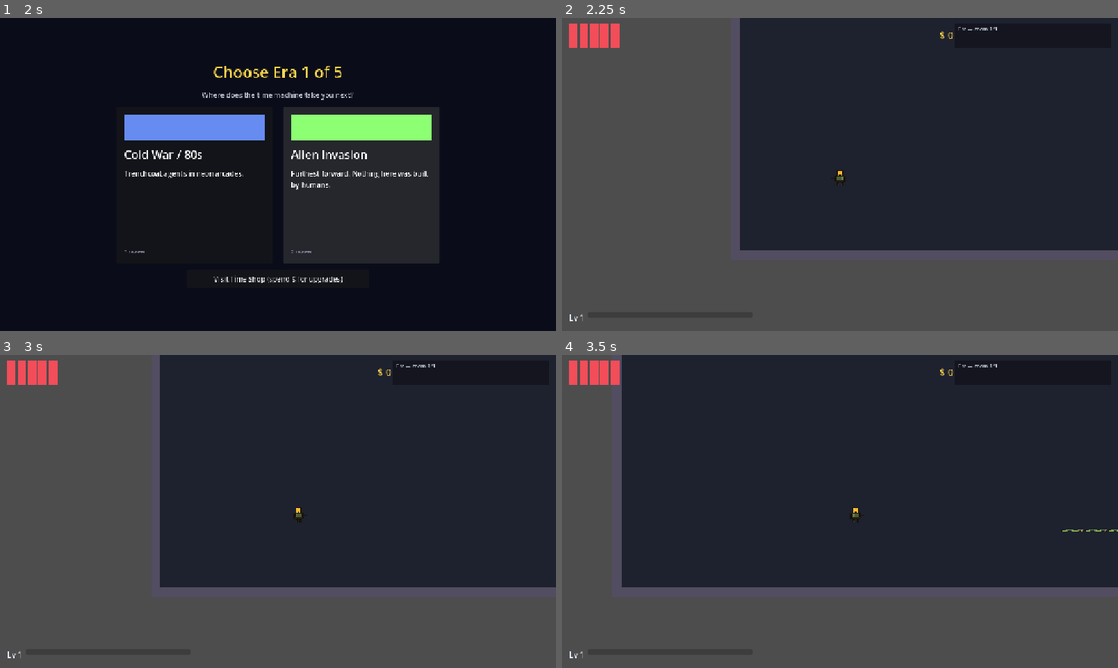
Above: before the commit, frames 1-4 (two rows, left to right).
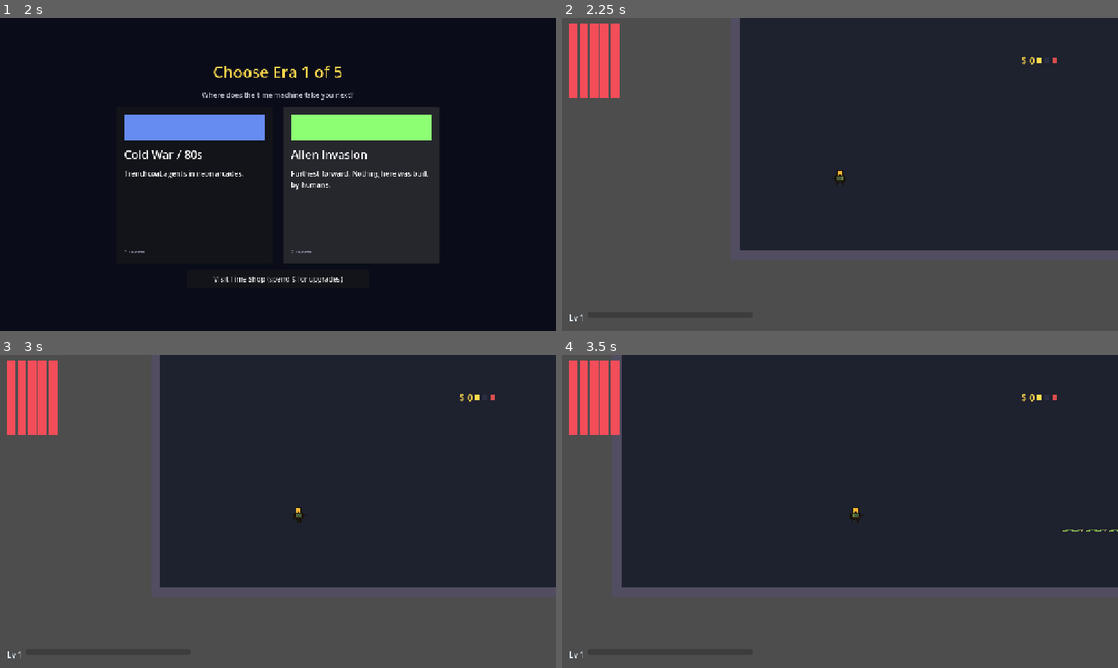
Above: after the commit, the same moments.

Repository: Creatition/high-voltage
Game: Godot game, scene res://scenes/ui/main_menu.tscn
The game is run twice, just before and just after one commit, with the same random seed, the same clock (stepped at 60 frames per second) and the same inputs.
Inputs (mouse positions are in pixels of both pictures, inside the frame that each line leads up to):
- Up to frame 1 (2 s): click "New Run" at 0.5 s; click (144, 183) at 1.25 s
- Up to frame 2 (2.25 s): click (756, 183) at 2.02 s
- Up to frame 3 (3 s): tap Enter at 2.75 s; move the mouse to (400, 495) at 2.77 s; hold D (move_right) from 2.78 s (still down); tap Space (dodge) at 2.85 s; click (400, 495) at 2.92 s
- Up to frame 4 (3.5 s): keep holding D (move_right)

Frame 1 is identical in both runs. In frame 2, 1.4% of the frame differs, in the area x 1-89%, y 2-26%; in frame 3, 1.4%; in frame 4, 1.4%.

Commit message:
Wire GungeonMinimap into hud.tscn (replace legacy minimap instance) + dot-strip fallback for non-procgen eras

Diff:
--- a/timeshot/scenes/ui/gungeon_minimap.gd
+++ b/timeshot/scenes/ui/gungeon_minimap.gd
@@ -192,9 +192,33 @@
 
 
 func _draw_legacy_placeholder() -> void:
-	## Nothing to draw — the old GraphMinimap handles that case. Leaving this
-	## blank keeps the widget invisible when stacked behind the legacy minimap.
-	pass
+	## Draws the linear "dungeon strip" used by eras that still feed the player
+	## through GameState.dungeon_queue (i.e. anything not migrated to procgen).
+	## Mirrors the dot-row look of the old minimap.tscn so swapping this widget
+	## into hud.tscn doesn't leave legacy eras with a blank minimap.
+	var gs := get_node_or_null("/root/GameState")
+	if gs == null:
+		return
+	var queue: Array = gs.dungeon_queue if "dungeon_queue" in gs else []
+	if queue.is_empty():
+		return
+	var idx: int = int(gs.dungeon_index) if "dungeon_index" in gs else 0
+	var dot: Vector2 = Vector2(maxf(8.0, cell_size.x * 0.75), maxf(8.0, cell_size.y * 0.75))
+	var gap: float = cell_gap.x + 4.0
+	for i in queue.size():
+		var pos: Vector2 = Vector2(i * (dot.x + gap), size.y * 0.5 - dot.y * 0.5)
+		var path_str: String = String(queue[i])
+		var is_boss: bool = path_str.find("boss") != -1
+		var col: Color
+		if i < idx:
+			col = visited_color
+		elif i == idx:
+			col = current_color
+		elif is_boss:
+			col = boss_color
+		else:
+			col = unvisited_color
+		draw_rect(Rect2(pos, dot), col, true)
 
 
 # -------------------------------------------------------------------------
--- a/timeshot/scenes/ui/hud.tscn
+++ b/timeshot/scenes/ui/hud.tscn
@@ -2,7 +2,7 @@
 
 [ext_resource type="Script" path="res://scenes/ui/hud.gd" id="1_hud"]
 [ext_resource type="PackedScene" path="res://scenes/ui/pause_menu.tscn" id="2_pause"]
-[ext_resource type="PackedScene" path="res://scenes/ui/minimap.tscn" id="3_mm"]
+[ext_resource type="Script" path="res://scenes/ui/gungeon_minimap.gd" id="3_mm"]
 
 [node name="HUD" type="CanvasLayer"]
 script = ExtResource("1_hud")
@@ -41,7 +41,9 @@
 layout_mode = 2
 size_flags_horizontal = 8
 
-[node name="Minimap" parent="Margin/Top/MinimapBox" instance=ExtResource("3_mm")]
+[node name="Minimap" type="Control" parent="Margin/Top/MinimapBox"]
+custom_minimum_size = Vector2(172, 172)
+script = ExtResource("3_mm")
 
 [node name="Bottom" type="VBoxContainer" parent="Margin"]
 layout_mode = 2
